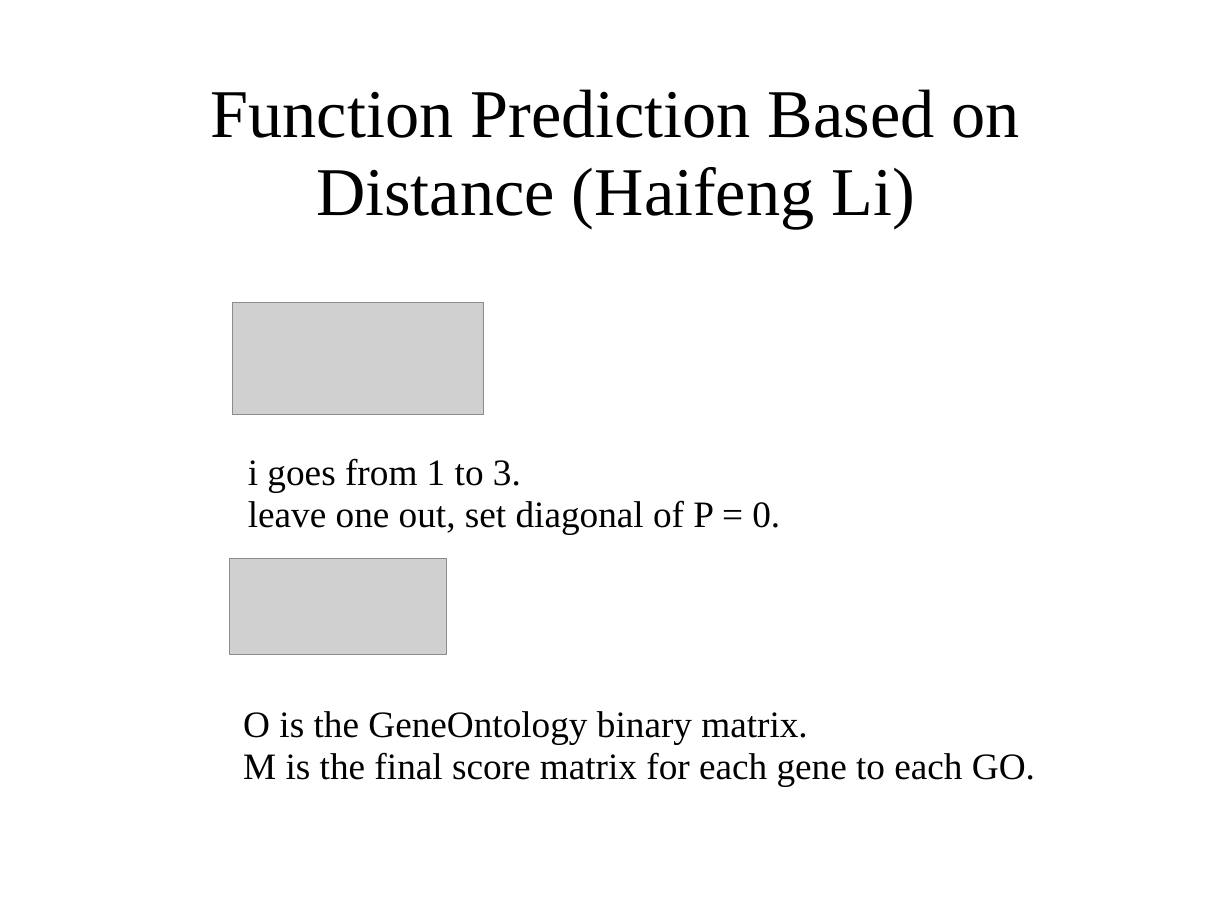
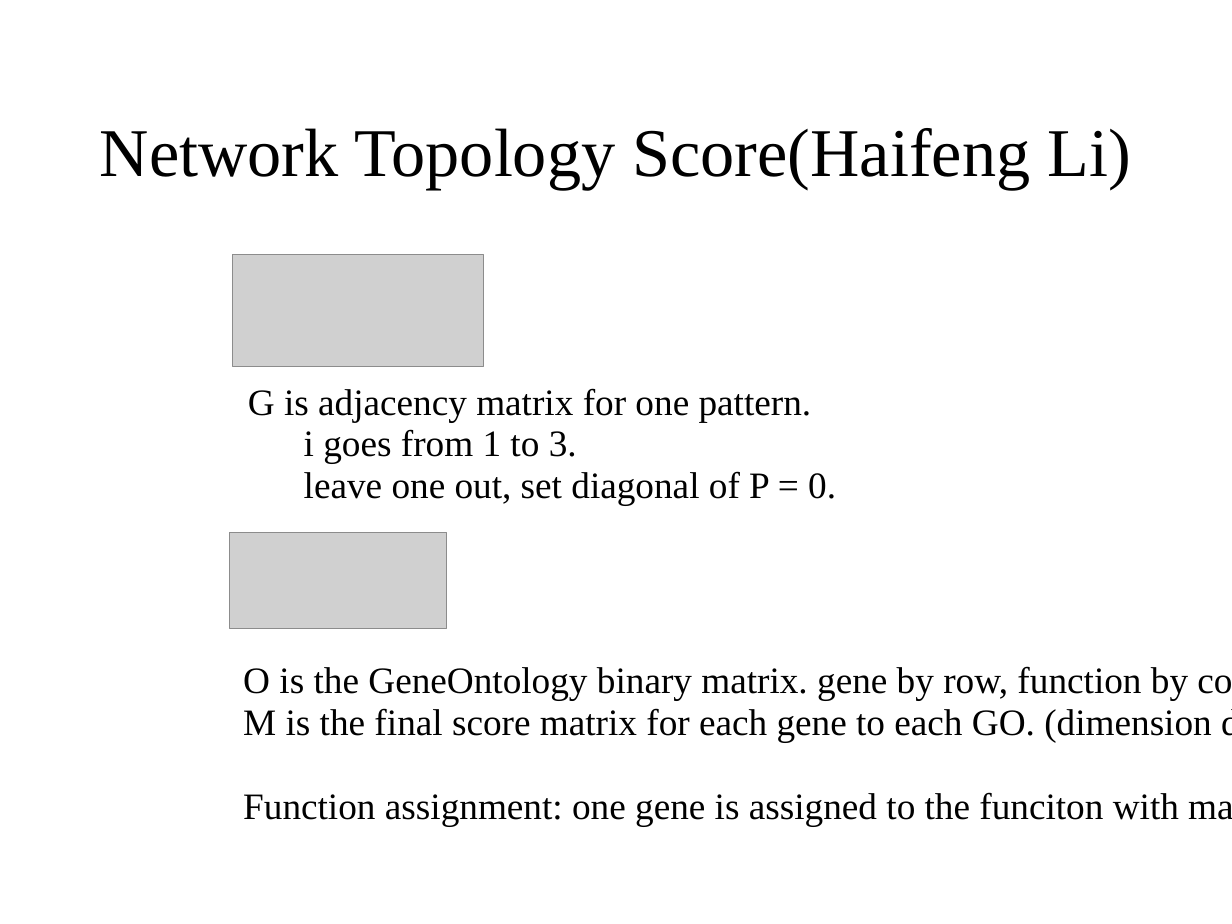
Before and after one commit to polyactis/annot, a slide deck: slide 6 of trunk/doc/lab_meeting_2006_11_21/lm_11_21_06.ppt. Drawn at 1232x924 pixels with LibreOffice and Linux fonts; fonts in the diff are those of the drawing; grey boxes stand for pictures. Boxes give left, top, right and bottom in pixels: in the first picture for what was removed or moved away, otherwise in the second. Text is boxed around its words. In the diff, an @@ line names an element or a change of style, - is before the commit and + after.

```diff
--- a/trunk/doc/lab_meeting_2006_11_21/lm_11_21_06.ppt
+++ b/trunk/doc/lab_meeting_2006_11_21/lm_11_21_06.ppt
@@ title at <box>100,128,1130,190</box>: text changed @@
-Function Prediction Based on Distance (Haifeng Li)
+Network Topology Score(Haifeng Li)
@@ picture: place and size @@
-picture at <box>233,303,484,415</box>
+picture at <box>233,255,484,367</box>
@@ text "G is adjacency matrix for ...": place and size @@
-text "G is adjacency matrix for ..." at <box>248,458,780,535</box>
+text "G is adjacency matrix for ..." at <box>248,388,836,506</box>
@@ text at <box>248,388,812,422</box>: paragraph added @@
+G is adjacency matrix for one pattern.
@@ picture: place and size @@
-picture at <box>229,559,447,655</box>
+picture at <box>229,532,447,628</box>
@@ text at <box>243,666,1212,826</box>: text changed @@
-O is the GeneOntology binary matrix.
-M is the final score matrix for each gene to each GO.
+O is the GeneOntology binary matrix. gene by row, function by column.
+M is the final score matrix for each gene to each GO. (dimension ditto)
+Function assignment: one gene is assigned to the funciton with max score.
```
Also in this commit, not shown: 4 other slides changed, 15 slides added, 9 slides removed, 42 other files.
